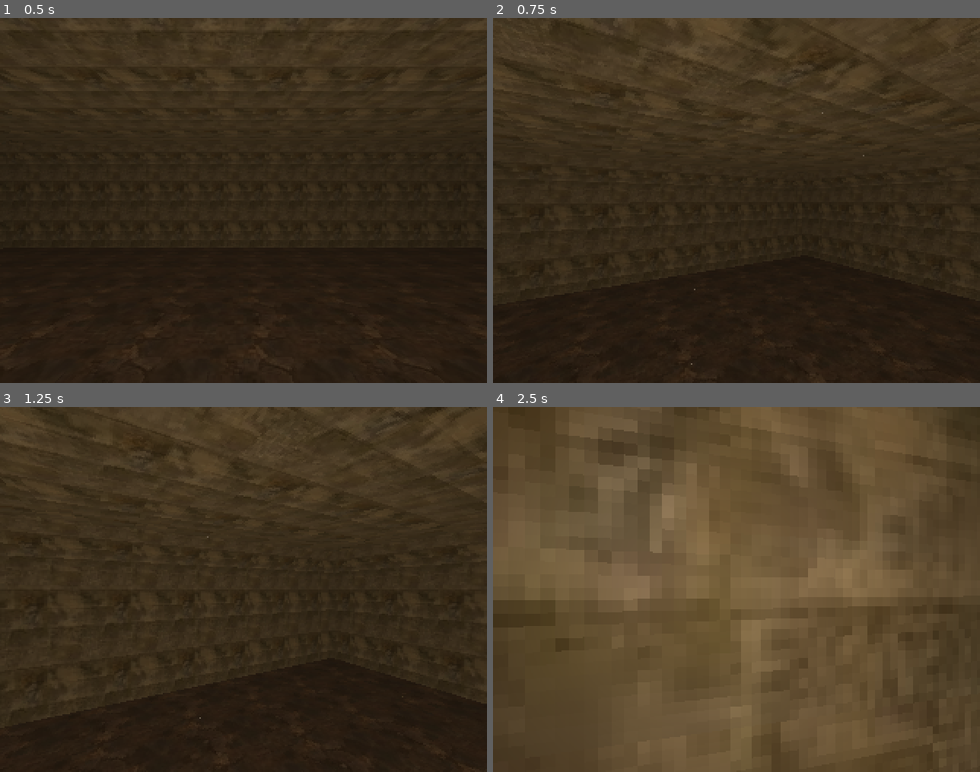
Above: before the commit, frames 1-4 (two rows, left to right).
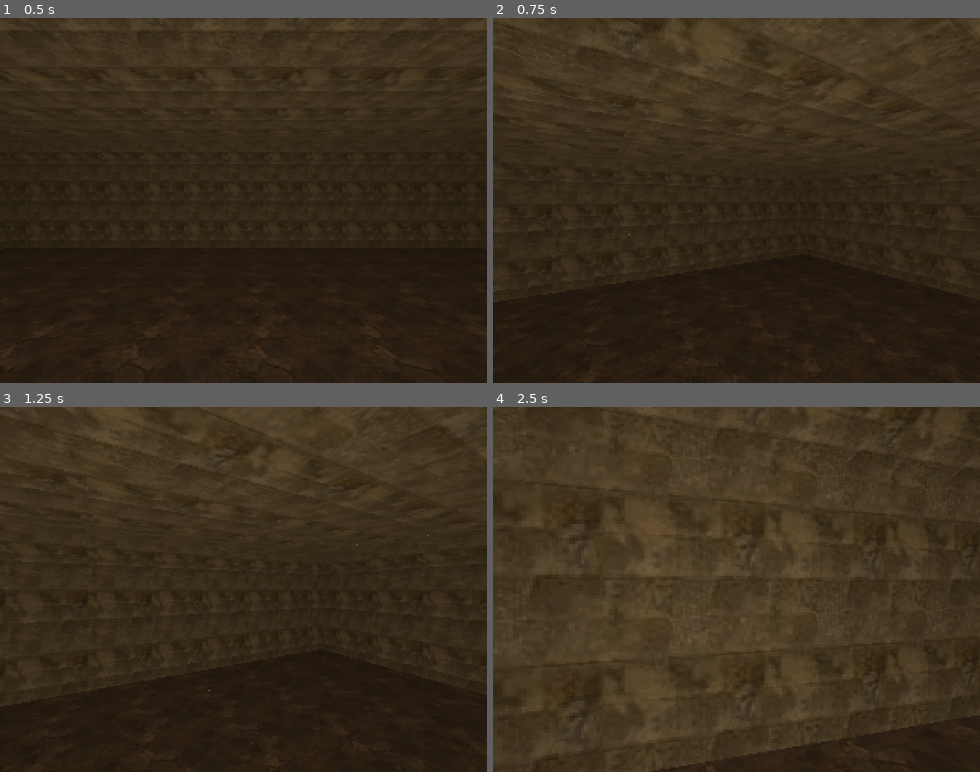
Above: after the commit, the same moments.

Repository: ChucklesBug/elder_scrolls_lite
Game: Godot game, scene res://test.tscn
Two runs of this game, one before a commit and one after it. Both use one fixed random seed, a clock stepped at 60 frames per second and the inputs below.
Inputs (mouse positions are in pixels of both pictures, inside the frame that each line leads up to):
- Up to frame 1 (0.5 s): no input
- Up to frame 2 (0.75 s): tap Enter (ui_accept) at 0.5 s; move the mouse to (760, 200) at 0.52 s; hold W (forward) from 0.53 s (still down); tap Shift (crouch, bound only after the commit) at 0.6 s
- Up to frame 3 (1.25 s): keep holding W (forward); tap Enter (ui_accept) at 0.77 s
- Up to frame 4 (2.5 s): keep holding W (forward); move the mouse to (712, 589) at 1.27 s; tap Shift (crouch, bound only after the commit) at 1.35, 2.1 s; tap Enter (ui_accept) at 1.52 s; move the mouse to (746, 582) at 2.02 s

Frame 1 is identical in both runs. In frame 2, 0.6% of the frame differs, in the area x 0-100%, y 0-100%; in frame 3, 1.8%; in frame 4, 59%.

Commit message:
Added basic crouching
Input is shift. Crouch decreases height to 1.5 and speed to 3. will not jump through objects above and will not walk through objects at eye level.

Diff:
--- a/project.godot
+++ b/project.godot
@@ -50,3 +50,8 @@
 "events": [Object(InputEventKey,"resource_local_to_scene":false,"resource_name":"","device":-1,"window_id":0,"alt_press …(182 unchanged characters)…
 ]
 }
+crouch={
+"deadzone": 0.5,
+"events": [Object(InputEventKey,"resource_local_to_scene":false,"resource_name":"","device":-1,"window_id":0,"alt_pressed":false,"shift_pressed":false,"ctrl_pressed":false,"meta_pressed":false,"pressed":false,"keycode":0,"physical_keycode":4194325,"key_label":0,"unicode":0,"echo":false,"script":null)
+]
+}
--- a/scripts/character.gd
+++ b/scripts/character.gd
@@ -1,15 +1,23 @@
 extends CharacterBody3D
 
 
-const SPEED = 5.0
+var speed
+var default_move_speed = 5
+var crouch_move_speed = 3
+var crouch_speed = 20
+var is_crouching = false
+
+var default_height = 2
+var crouch_height = 1.5
+
 const JUMP_VELOCITY = 4.5
 const SENSITIVITY = 0.03
 
-# Get the gravity from the project settings to be synced with RigidBody nodes.
 var gravity = ProjectSettings.get_setting("physics/3d/default_gravity")
 
 @onready var head = $Head
 @onready var camera = $Head/Camera
+@onready var col = $CollisionShape3D
 
 func _ready():
 	Input.set_mouse_mode(Input.MOUSE_MODE_CAPTURED);
@@ -19,23 +27,33 @@
 		head.rotate_y(-event.relative.x * SENSITIVITY)
 
 func _physics_process(delta):
-	# Add the gravity.
+	speed = default_move_speed
+
 	if not is_on_floor():
 		velocity.y -= gravity * delta
 
-	 #Handle jump.
 	if Input.is_action_just_pressed("ui_accept") and is_on_floor():
 		velocity.y = JUMP_VELOCITY
 
-	# Get the input direction and handle the movement/deceleration.
-	# As good practice, you should replace UI actions with custom gameplay actions.
+	if Input.is_action_just_pressed("crouch"):
+		is_crouching = !is_crouching
+
+	if is_crouching:
+		col.shape.height -= crouch_speed * delta
+		speed = crouch_move_speed
+	else:
+		col.shape.height += crouch_speed * delta
+		speed = default_move_speed
+
+	col.shape.height = clamp(col.shape.height, crouch_height, default_height)
+
 	var input_dir = Input.get_vector("left", "right", "forward", "back")
 	var direction = (head.transform.basis * Vector3(input_dir.x, 0, input_dir.y)).normalized()
 	if direction:
-		velocity.x = direction.x * SPEED
-		velocity.z = direction.z * SPEED
+		velocity.x = direction.x * speed
+		velocity.z = direction.z * speed
 	else:
-		velocity.x = move_toward(velocity.x, 0, SPEED)
-		velocity.z = move_toward(velocity.z, 0, SPEED)
+		velocity.x = move_toward(velocity.x, 0, speed)
+		velocity.z = move_toward(velocity.z, 0, speed)
 
 	move_and_slide()
Not shown: 8 places in tiles/tilemap.tres that only renumber resources
